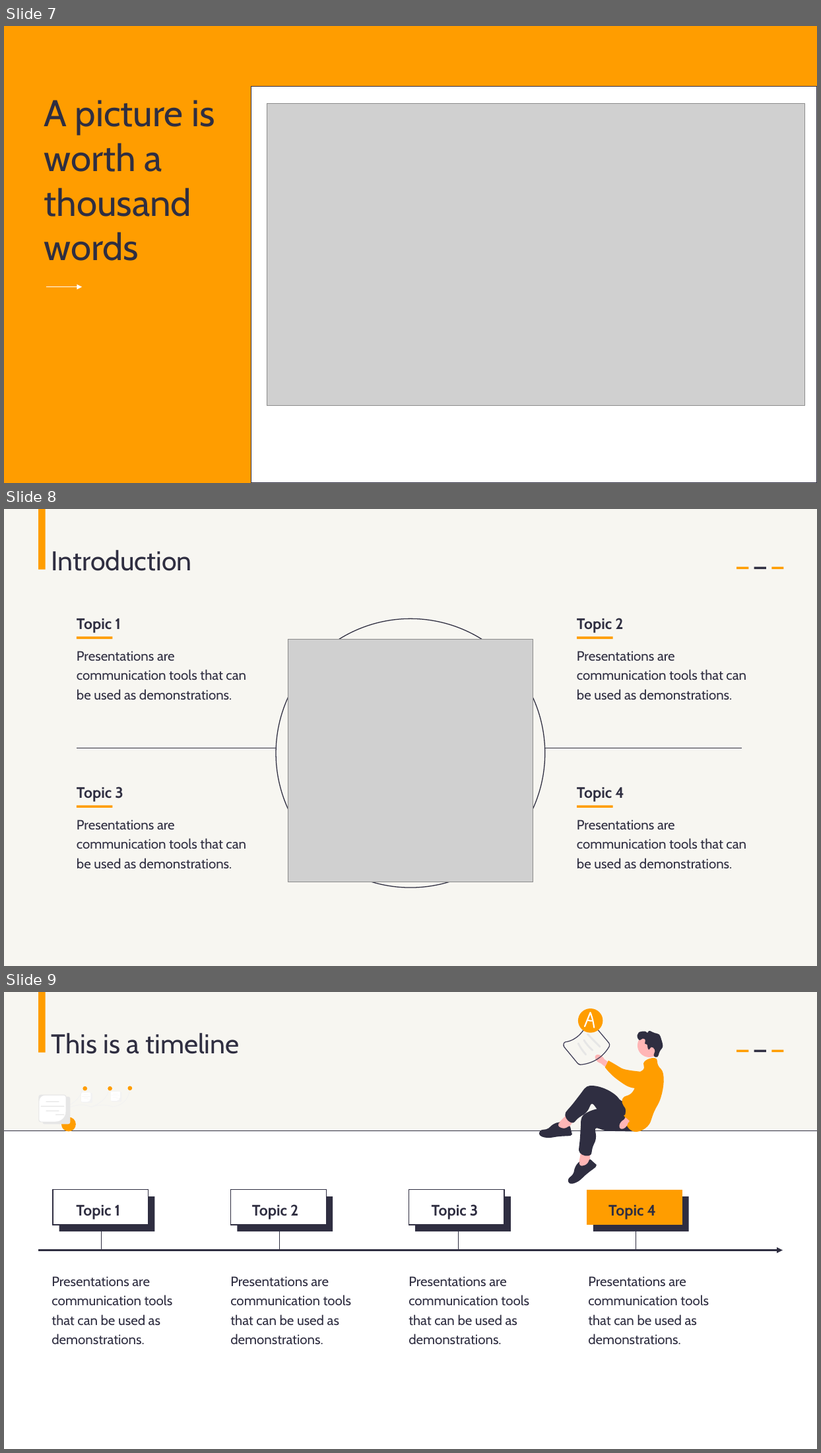
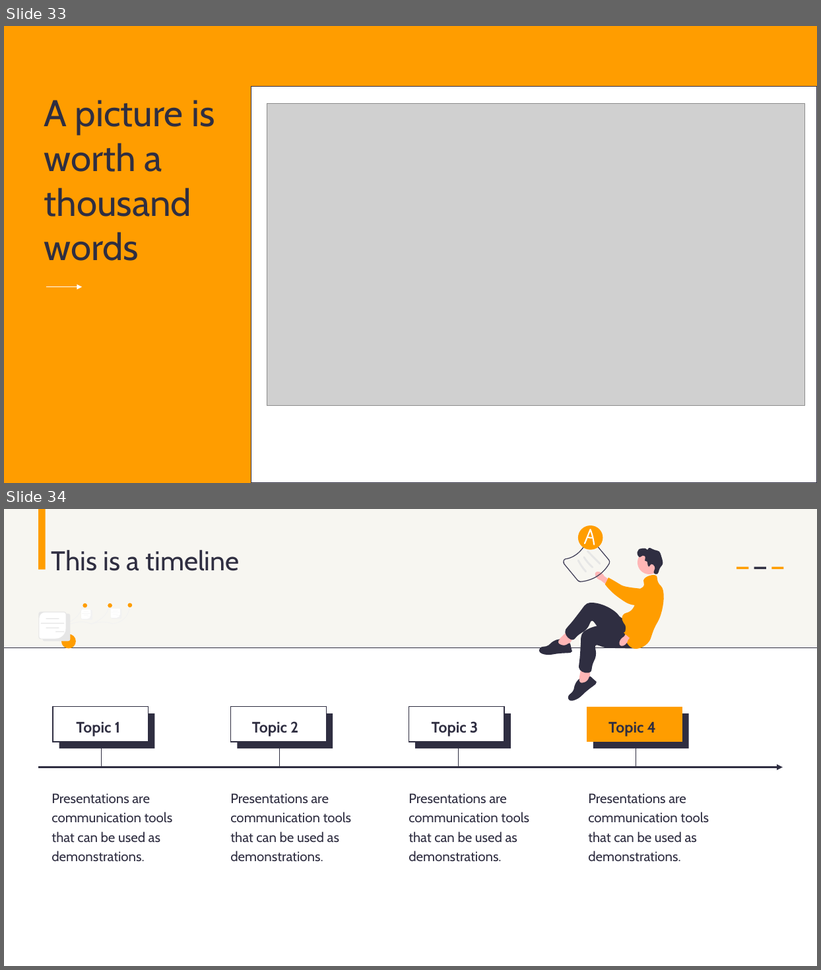
Before and after one commit to AbdessamadAbdaoui/Presentation_Git, a slide deck: presentation_Git.pptx. Shown one above the other, each under a label of ours: slides 7, 8 and 9 before the commit, slides 33 and 34 after it. The pictures are 821x1453 and 821x970 pixels, drawn with LibreOffice and Linux fonts; fonts in the diff are those of the drawing; grey boxes stand for pictures. Boxes give left, top, right and bottom in pixels: in the first picture for what was removed or moved away, otherwise in the second. Text is boxed around its words. In the diff, an @@ line names an element or a change of style, - is before the commit and + after.

```diff
--- a/presentation_Git.pptx
+++ b/presentation_Git.pptx
@@ slide 8 removed at (x1=4, y1=509, x2=817, y2=966), background #F7F6F1 @@
@@ rectangle removed at (x1=38, y1=509, x2=45, y2=569) @@
@@ text removed at (x1=52, y1=550, x2=192, y2=571) @@
-Introduction
@@ rectangle removed at (x1=737, y1=567, x2=748, y2=569) @@
@@ rectangle removed at (x1=754, y1=567, x2=766, y2=569) @@
@@ rectangle removed at (x1=772, y1=567, x2=784, y2=569) @@
@@ text removed at (x1=77, y1=619, x2=121, y2=633) @@
-Topic 1
@@ ellipse removed at (x1=276, y1=619, x2=545, y2=888) @@
@@ text removed at (x1=577, y1=618, x2=623, y2=633) @@
-Topic 2
@@ rectangle removed at (x1=77, y1=636, x2=113, y2=639) @@
@@ picture removed at (x1=288, y1=639, x2=533, y2=883) @@
@@ rectangle removed at (x1=577, y1=636, x2=613, y2=639) @@
@@ text removed at (x1=77, y1=651, x2=246, y2=700) @@
-Presentations are communication tools that can be used as demonstrations.
@@ text removed at (x1=577, y1=651, x2=746, y2=700) @@
-Presentations are communication tools that can be used as demonstrations.
@@ line removed from (77, 748) to (742, 748) @@
@@ text removed at (x1=77, y1=787, x2=123, y2=802) @@
-Topic 3
@@ rectangle removed at (x1=77, y1=805, x2=113, y2=808) @@
@@ text removed at (x1=577, y1=788, x2=624, y2=802) @@
-Topic 4
@@ rectangle removed at (x1=577, y1=805, x2=613, y2=808) @@
@@ text removed at (x1=77, y1=820, x2=246, y2=869) @@
-Presentations are communication tools that can be used as demonstrations.
@@ text removed at (x1=577, y1=820, x2=746, y2=869) @@
-Presentations are communication tools that can be used as demonstrations.
@@ what was slide 7 is now slide 33 @@
@@ what was slide 9 is now slide 34 @@
```
Also in this commit, not shown: 2 slides changed, 28 slides added, 1 other slide removed.
